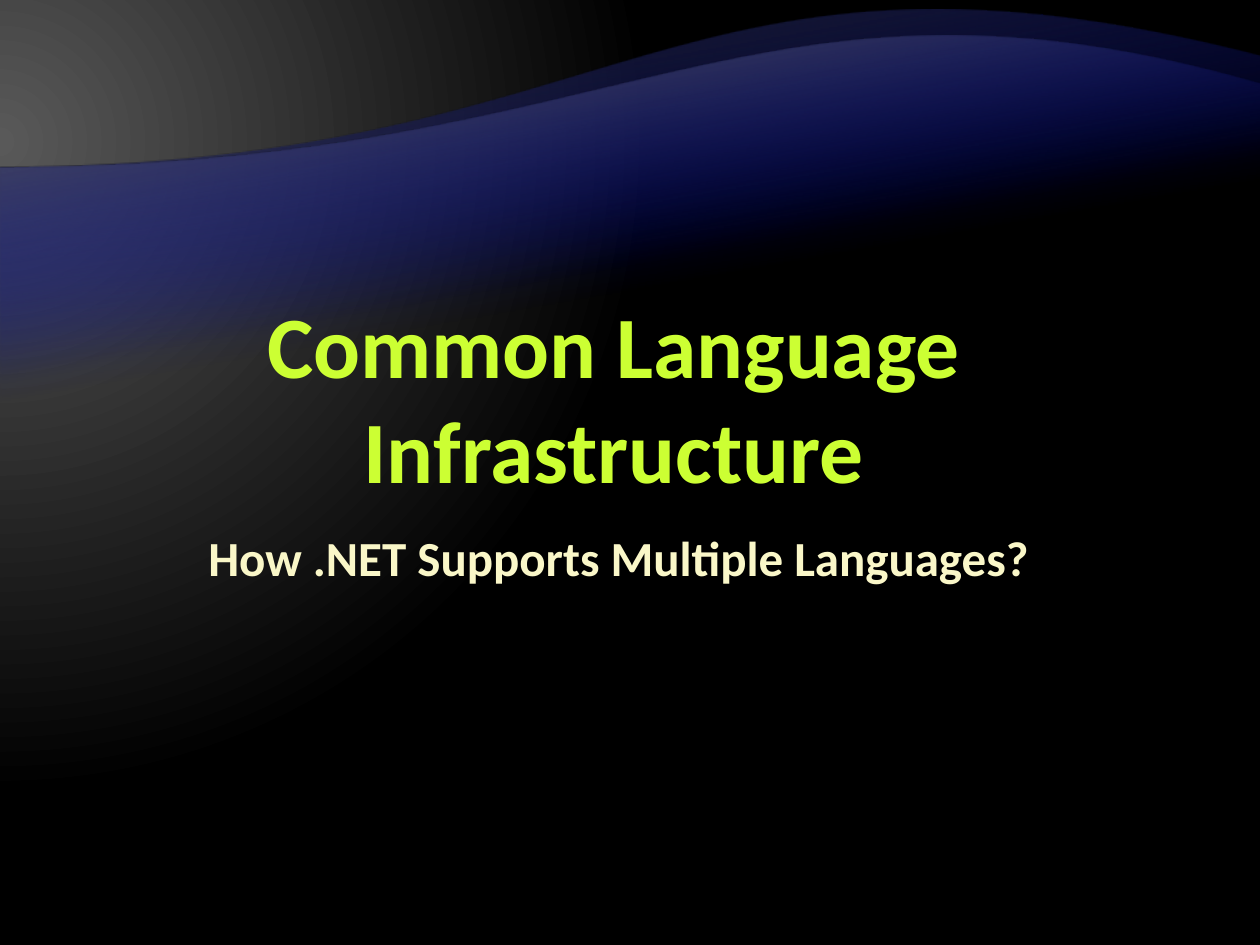
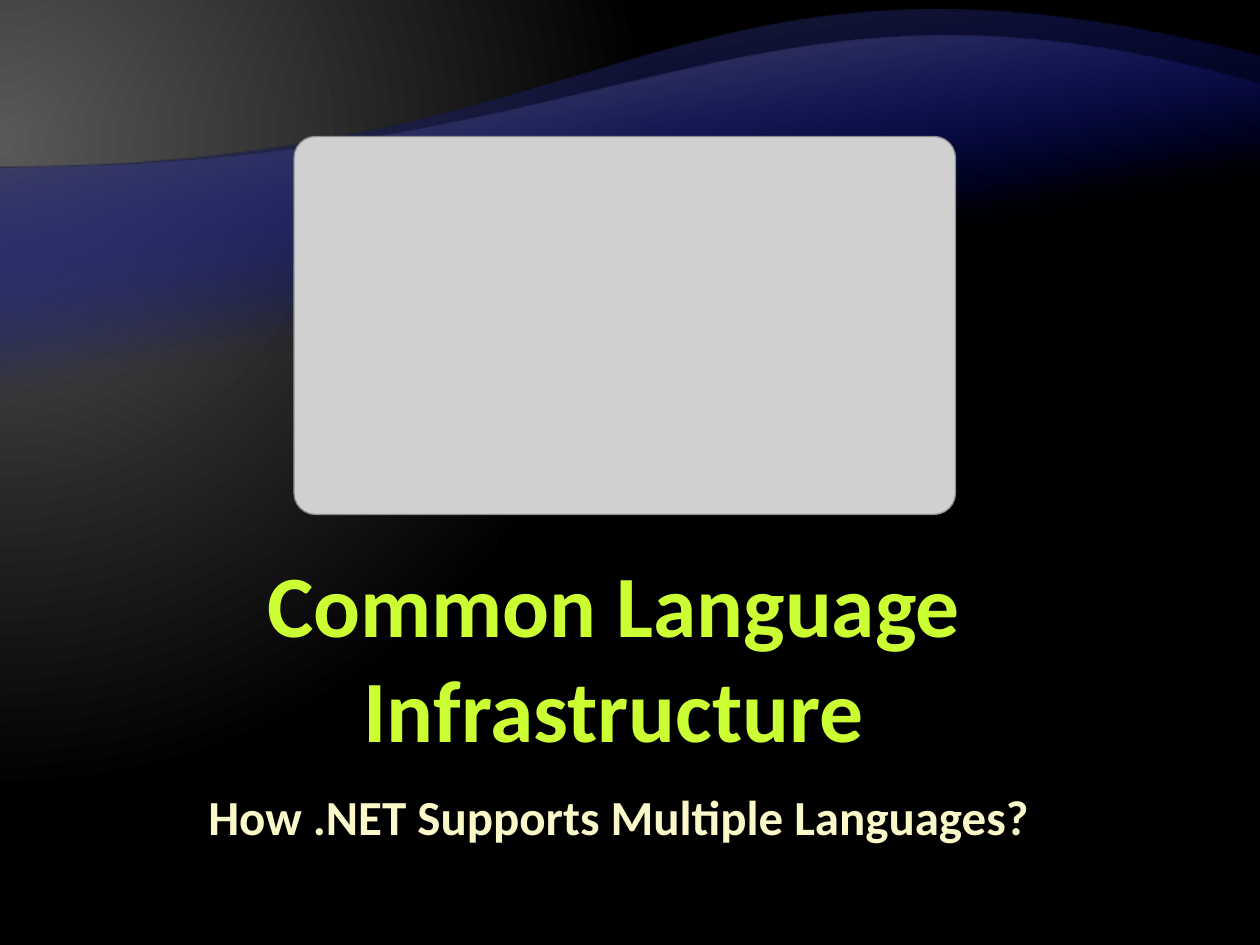
Before and after one commit to Graveheart/aspnetcourse, a slide deck: slide 36 of lectures/1. .NET Framework Overview.pptx. Drawn at 1260x945 pixels with LibreOffice and Linux fonts; fonts in the diff are those of the drawing; grey boxes stand for pictures; background and template pictures are left out. Boxes give left, top, right and bottom in pixels: in the first picture for what was removed or moved away, otherwise in the second. Text is boxed around its words. In the diff, an @@ line names an element or a change of style, - is before the commit and + after.

```diff
--- a/lectures/1. .NET Framework Overview.pptx
+++ b/lectures/1. .NET Framework Overview.pptx
@@ picture added at (294,136,955,514) @@
@@ title "Common Language Infrastructure": place and size @@
-title "Common Language Infrastructure" at (267,320,960,484)
+title "Common Language Infrastructure" at (267,579,960,743)
@@ subtitle "How .NET Supports Multiple Languages?": place and size @@
-subtitle "How .NET Supports Multiple Languages?" at (208,541,1028,585)
+subtitle "How .NET Supports Multiple Languages?" at (208,800,1028,844)
```
Also in this commit, not shown: 20 other slides changed.
